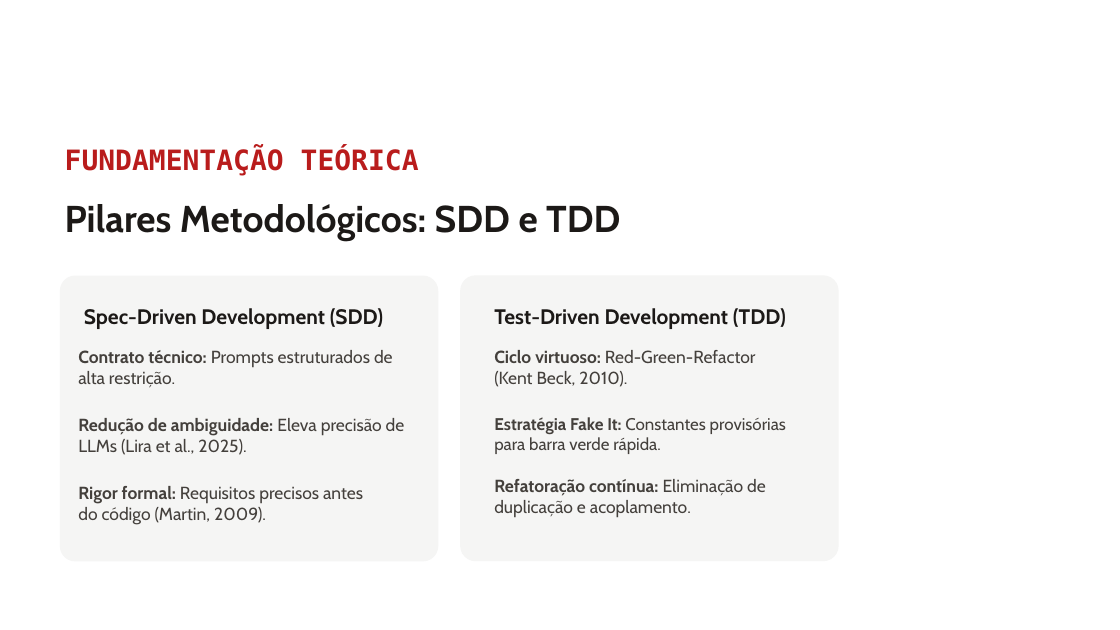
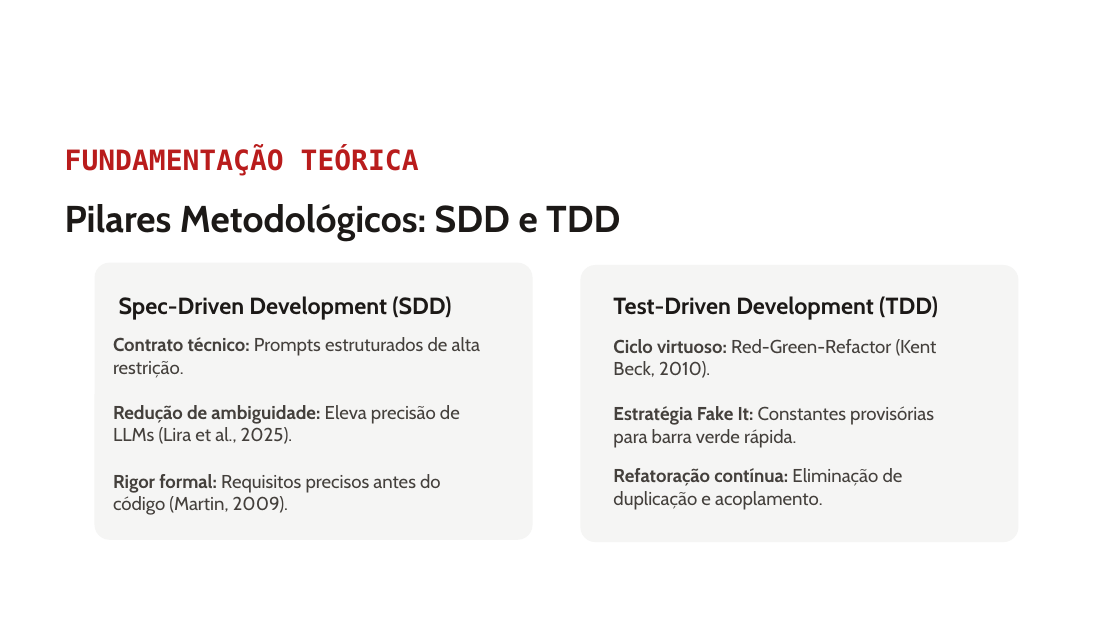
Before and after one commit to j-barcelos/ia-grade, a slide deck: slide 6 of apresentacao/TCC - SDD, TDD e IA na Grade Horária Fatec Barueri.pptx. Drawn at 1120x630 pixels with LibreOffice and Linux fonts; fonts in the diff are those of the drawing; background and template pictures are left out. Boxes give left, top, right and bottom in pixels: in the first picture for what was removed or moved away, otherwise in the second. Text is boxed around its words. In the diff, an @@ line names an element or a change of style, - is before the commit and + after.

```diff
--- a/apresentacao/TCC - SDD, TDD e IA na Grade Horária Fatec Barueri.pptx
+++ b/apresentacao/TCC - SDD, TDD e IA na Grade Horária Fatec Barueri.pptx
@@ rounded rectangle: place and size @@
-rounded rectangle at bbox=[60, 276, 439, 561]
+rounded rectangle at bbox=[95, 263, 533, 540]
@@ rounded rectangle: place and size @@
-rounded rectangle at bbox=[460, 276, 839, 561]
+rounded rectangle at bbox=[581, 265, 1018, 542]
@@ text "Spec-Driven Development (SDD)": place and size @@
-text "Spec-Driven Development (SDD)" at bbox=[84, 308, 383, 329]
+text "Spec-Driven Development (SDD)" at bbox=[119, 296, 451, 320]
@@ text "Spec-Driven Development (SDD)" at bbox=[119, 296, 451, 320]: size 18 to 20 pt @@
@@ text "Test-Driven Development (TDD)" at bbox=[613, 296, 938, 320]: size 18 to 20 pt @@
@@ text "Test-Driven Development (TDD)": place and size @@
-text "Test-Driven Development (TDD)" at bbox=[494, 308, 786, 329]
+text "Test-Driven Development (TDD)" at bbox=[613, 296, 938, 320]
@@ text "Contrato técnico: Prompts estruturados de ...": place and size @@
-text "Contrato técnico: Prompts estruturados de ..." at bbox=[78, 350, 393, 388]
+text "Contrato técnico: Prompts estruturados de ..." at bbox=[113, 337, 480, 378]
@@ size 15 to 16 pt in 5 elements at bbox=[113, 474, 441, 515], bbox=[113, 337, 480, 378], bbox=[113, 405, 460, 444], bbox=[613, 468, 903, 510], bbox=[613, 339, 937, 378] @@
@@ text "Ciclo virtuoso: Red-Green-Refactor (Kent Beck, ...": place and size @@
-text "Ciclo virtuoso: Red-Green-Refactor (Kent Beck, ..." at bbox=[494, 350, 756, 387]
+text "Ciclo virtuoso: Red-Green-Refactor (Kent Beck, ..." at bbox=[613, 339, 937, 378]
@@ text "Redução de ambiguidade: Eleva precisão ...": place and size @@
-text "Redução de ambiguidade: Eleva precisão ..." at bbox=[78, 418, 405, 455]
+text "Redução de ambiguidade: Eleva precisão ..." at bbox=[113, 405, 460, 444]
@@ text "Estratégia Fake It: Constantes provisórias ...": place and size @@
-text "Estratégia Fake It: Constantes provisórias ..." at bbox=[494, 417, 786, 454]
+text "Estratégia Fake It: Constantes provisórias ..." at bbox=[613, 406, 934, 448]
@@ text "Estratégia Fake It: Constantes provisórias ..." at bbox=[613, 406, 934, 448]: size 14.5 to 16 pt @@
@@ text "Rigor formal: Requisitos precisos antes ...": place and size @@
-text "Rigor formal: Requisitos precisos antes ..." at bbox=[78, 486, 363, 525]
+text "Rigor formal: Requisitos precisos antes ..." at bbox=[113, 474, 441, 515]
@@ text "Refatoração contínua: Eliminação de duplicação ...": place and size @@
-text "Refatoração contínua: Eliminação de duplicação ..." at bbox=[494, 479, 766, 518]
+text "Refatoração contínua: Eliminação de duplicação ..." at bbox=[613, 468, 903, 510]
```
Also in this commit, not shown: 5 other slides changed, 1 other file.
